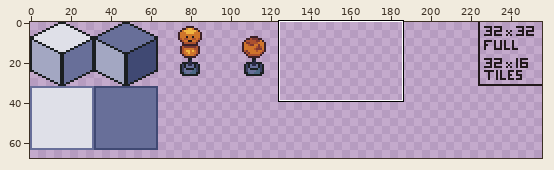
Edited in one commit: sprite sheet (packages/game/src/assets/dev_env_sheet.png). The picture above shows the old version from afar; the outline marks the close-up.
Close-up. Before the commit:
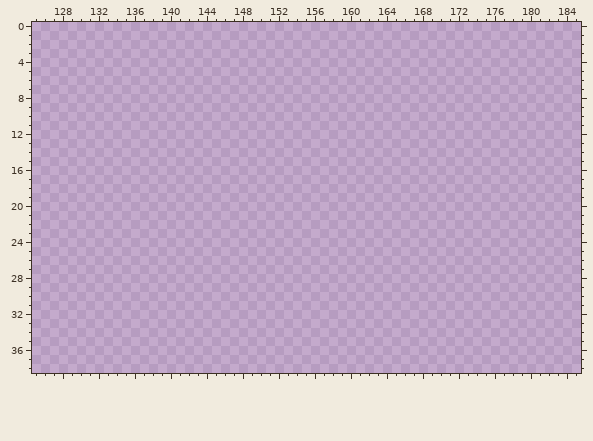
The file is 256x256 pixels. Shown: x 125..185, y 0..38. The wide view leaves out empty margins.
Once edited:
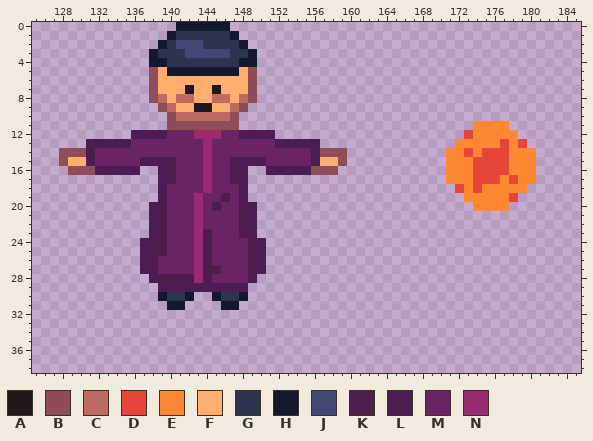
Palette (. is transparent): A #21181b  B #8f4d57  C #bd6a62  D #e64539  E #ff8933  F #ffae70  G #2c354d  H #14182e  J #404973  K #4f1d4c  L #4b1d52  M #692464  N #9c2a70
What changed:
y 0: x 141..146 ...... -> HHHHHH
y 1: x 140..147 ........ -> HGGGGGGH
y 2: x 139..148 .......... -> HGJJJGGGGH
y 3: x 138..149 ............ -> HGGGJJJJJGGH
y 4: x 138..149 ............ -> HHGGGGGGGGHH
y 5: x 138..149 ............ -> BFHHHHHHHHFB
y 6: x 138..149 ............ -> BFFFFFFFFFFB
y 7: x 138..149 ............ -> BFFFAFFAFFFB
y 8: x 138..149 ............ -> BCFCCFFCCFCB
y 9: x 139..148 .......... -> BCFFAAFFCB
y 10: x 140..147 ........ -> BCCCCCCB
y 11: x 140..147 ........ -> BBBBBBBB; x 174..177 .... -> EEEE
y 12: x 136..151 ................ -> LLLLMMMNNNMMLLLL; x 173..178 ...... -> DEEEEE
y 13: x 131..156 .......................... -> LLLLLMMMMMMMMNMMMMMMMLLLLL; x 172..179 ........ -> EEEEEDED
y 14: x 128..159 ................................ -> BBBLMMMMMMMMMMMMNMMMMMMMMMMMLBBB; x 171..180 .......... -> EEDEDDDEEE
y 15: x 128..159 ................................ -> BFFLMMMMMLLLLMMMNMMLLLLMMMMMLFFB; x 171..180 .......... -> EEEDDDDEEE
y 16: x 129..136 ........ -> BBBLLLLL; x 139..148 .......... -> LKMMMNMMKL; x 151..158 ........ -> LLLLLBBB; x 171..180 .......... -> EEEDDDDEEE
y 17: x 139..148 .......... -> LKMMMNMMKL; x 171..180 .......... -> EEEDDDEDEE
y 18: x 139..148 .......... -> LMMMMNMMML; x 172..179 ........ -> DEDEEEEE
y 19: x 139..148 .......... -> LMMMNMMKML; x 173..178 ...... -> EEEEED
y 20: x 138..149 ............ -> LKMMMNMKMMKL; x 174..177 .... -> EEEE
y 21..22: x 138..149 ............ -> LKMMMNMMMMKL
y 23: x 138..149 ............ -> LKMMMNKMMMKL
y 24..25: x 137..150 .............. -> LKKMMMNKMMMMKL
y 26: x 137..150 .............. -> LKMMMMNKMMMMKL
y 27: x 137..150 .............. -> LKMMMMNKKMMMKL
y 28: x 138..149 ............ -> LKKKLNLMMMML
y 29: x 139..148 .......... -> LLLLLLLLLL
y 30: x 139..142 .... -> HGGH; x 145..148 .... -> HGGH
y 31: x 140..141 .. -> HH; x 146..147 .. -> HH
Changed places in both close-ups, as pixel boxes (x1, y1, x2, y2):
added: (59, 22, 347, 310)
added: (446, 121, 536, 211)
